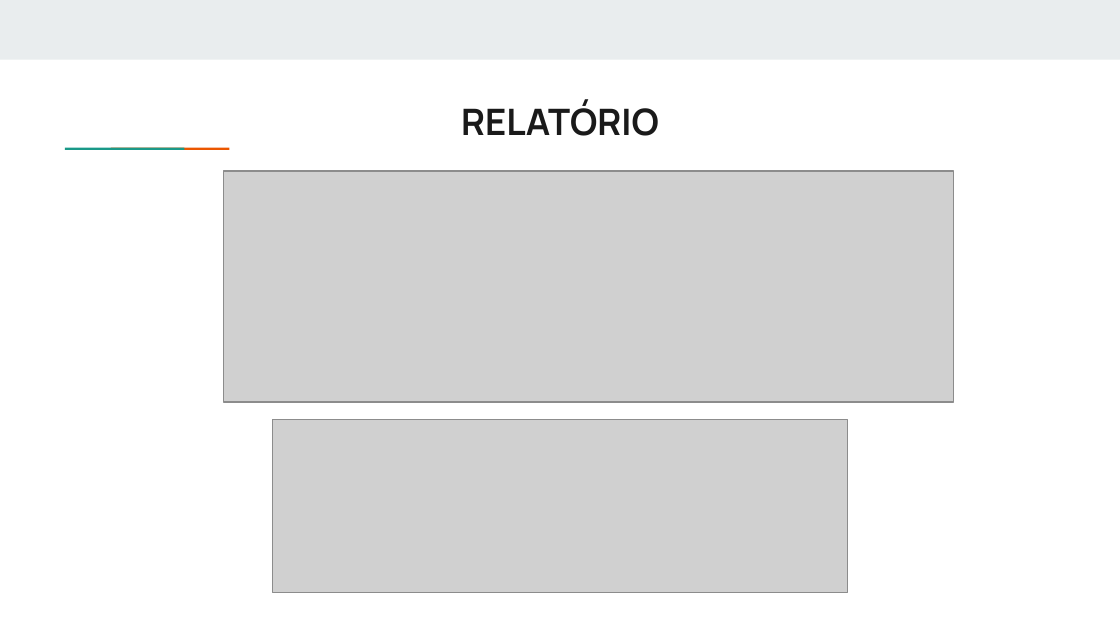
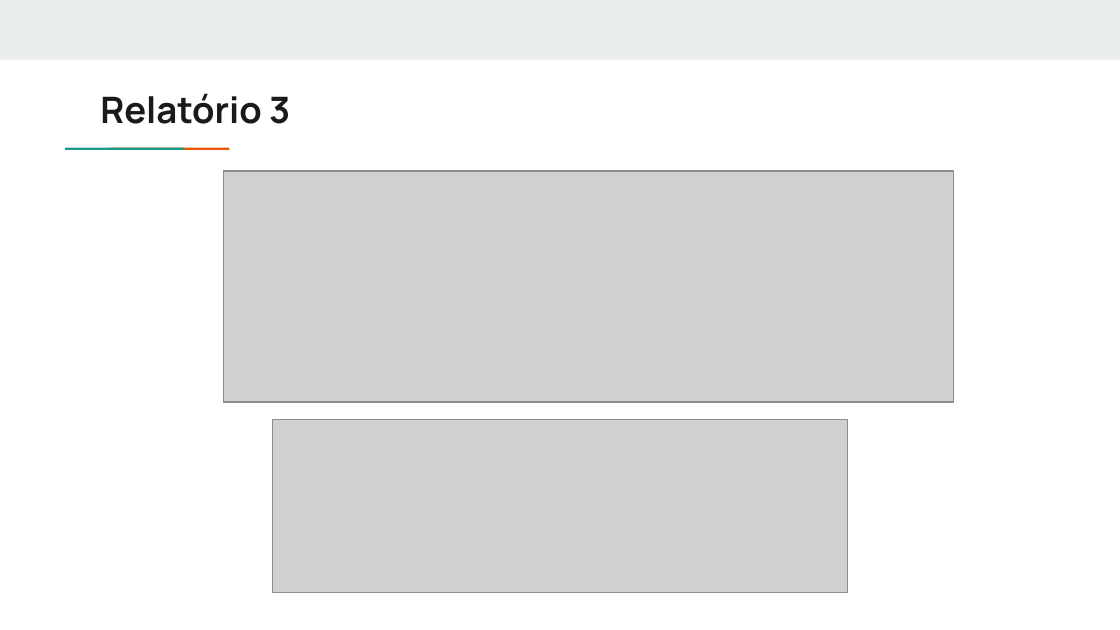
Before and after one commit to lucasbaronspier/insideprovider, a slide deck: slide 11 of INSIDE PROVIDER slides.pptx (slide 9 before the commit). Drawn at 1120x630 pixels with LibreOffice and Linux fonts; fonts in the diff are those of the drawing; grey boxes stand for pictures. Boxes give left, top, right and bottom in pixels: in the first picture for what was removed or moved away, otherwise in the second. Text is boxed around its words. In the diff, an @@ line names an element or a change of style, - is before the commit and + after.

```diff
--- a/INSIDE PROVIDER slides.pptx
+++ b/INSIDE PROVIDER slides.pptx
@@ title at [100, 93, 290, 124]: text changed @@
-RELATÓRIO
+Relatório 3
```
Also in this commit, not shown: 3 other slides changed, 3 slides added, 1 other file.
